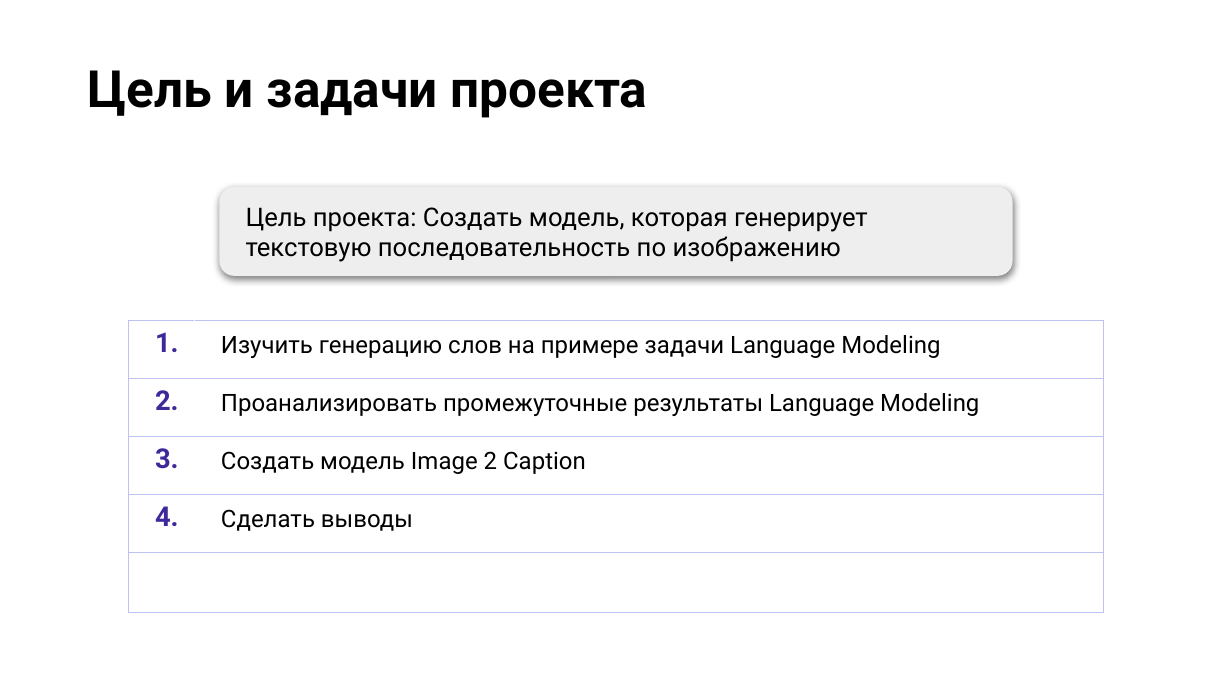
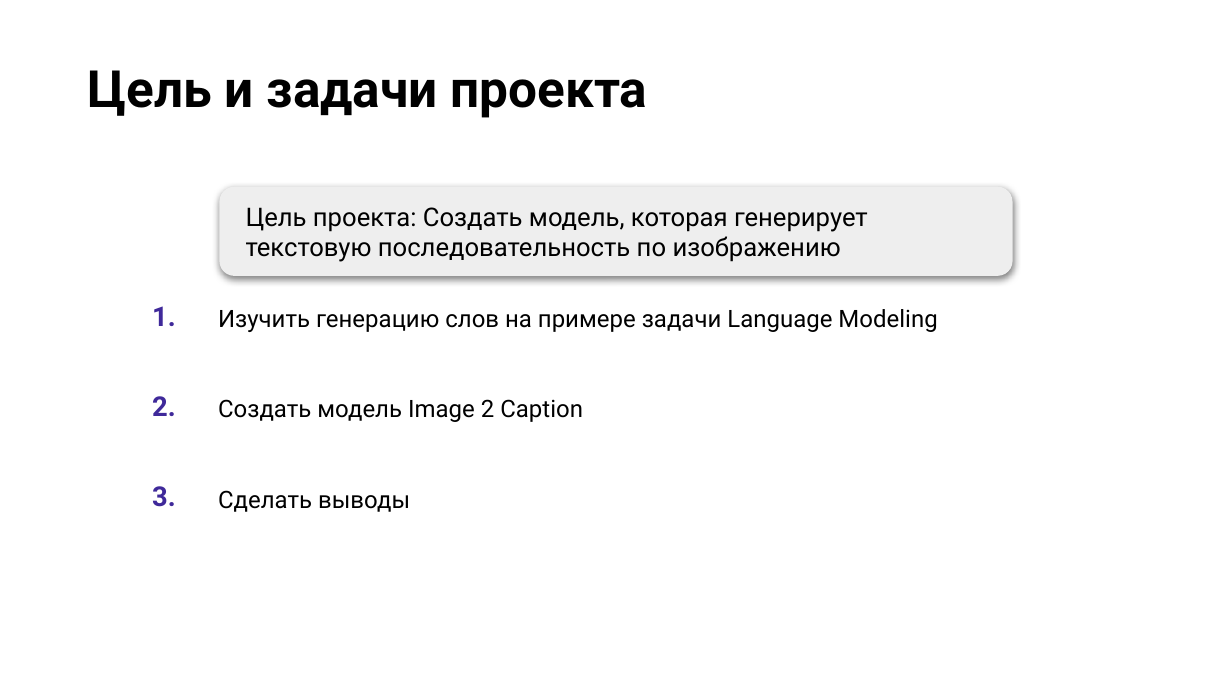
Before and after one commit to XR443/psychic-spoon, a slide deck: slide 4 of Презентация.odp (slide 5 before the commit). Drawn at 1232x693 pixels with LibreOffice and Linux fonts; fonts in the diff are those of the drawing; background and template pictures are left out. Boxes give left, top, right and bottom in pixels: in the first picture for what was removed or moved away, otherwise in the second. Text is boxed around its words. In the diff, an @@ line names an element or a change of style, - is before the commit and + after.

```diff
--- a/Презентация.odp
+++ b/Презентация.odp
@@ table at box(126, 294, 1101, 693) @@
-row 2: 2. | Проанализировать промежуточные результаты Language Modeling
-row 3: 3. | Создать модель Image 2 Caption
-row 4: 4. | Сделать выводы
+row 2: 2. | Создать модель Image 2 Caption
+row 3: 3. | Сделать выводы
+row 5:  | 
@@ borders changed @@
@@ table: place and size @@
-table at box(128, 322, 1104, 614)
+table at box(126, 294, 1101, 693)
```
Also in this commit, not shown: 5 other slides changed, 4 slides added, 37 slides removed, 6 other files.
